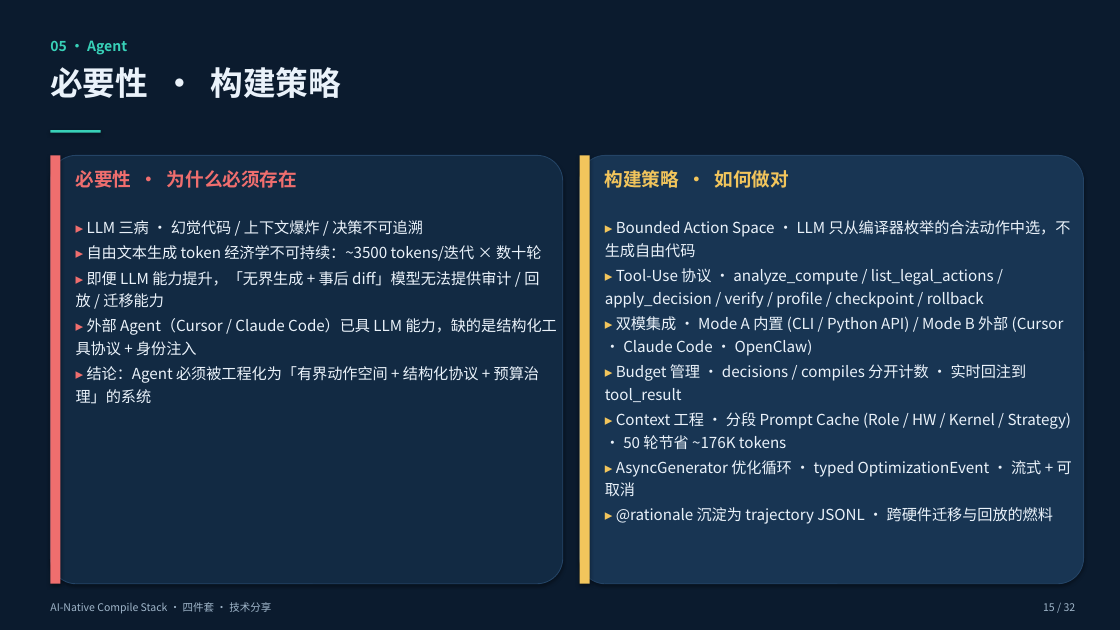
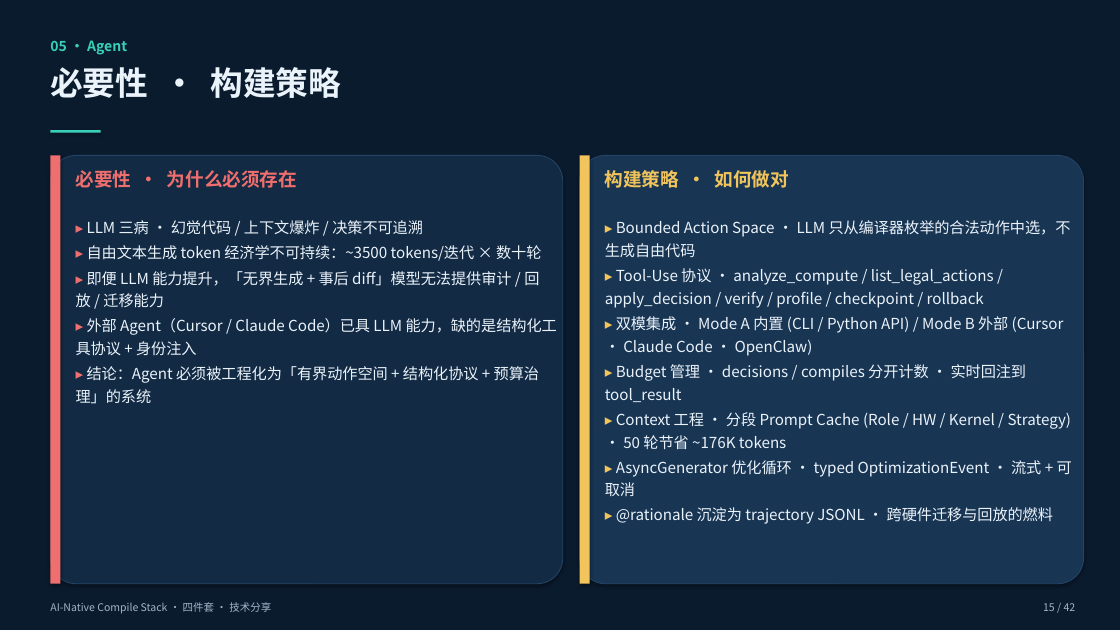
Before and after one commit to blueyi/arke, a slide deck: slide 15 of docs/sharing/ai-native-compile-stack.pptx. Drawn at 1120x630 pixels with LibreOffice and Linux fonts; fonts in the diff are those of the drawing. Boxes give left, top, right and bottom in pixels: in the first picture for what was removed or moved away, otherwise in the second. Text is boxed around its words. In the diff, an @@ line names an element or a change of style, - is before the commit and + after.

```diff
--- a/docs/sharing/ai-native-compile-stack.pptx
+++ b/docs/sharing/ai-native-compile-stack.pptx
@@ text at (x1=1043, y1=603, x2=1076, y2=611): text changed @@
-15 / 32
+15 / 42
```
Also in this commit, not shown: 29 other slides changed, 11 slides added, 1 slide removed, 1 other file.
